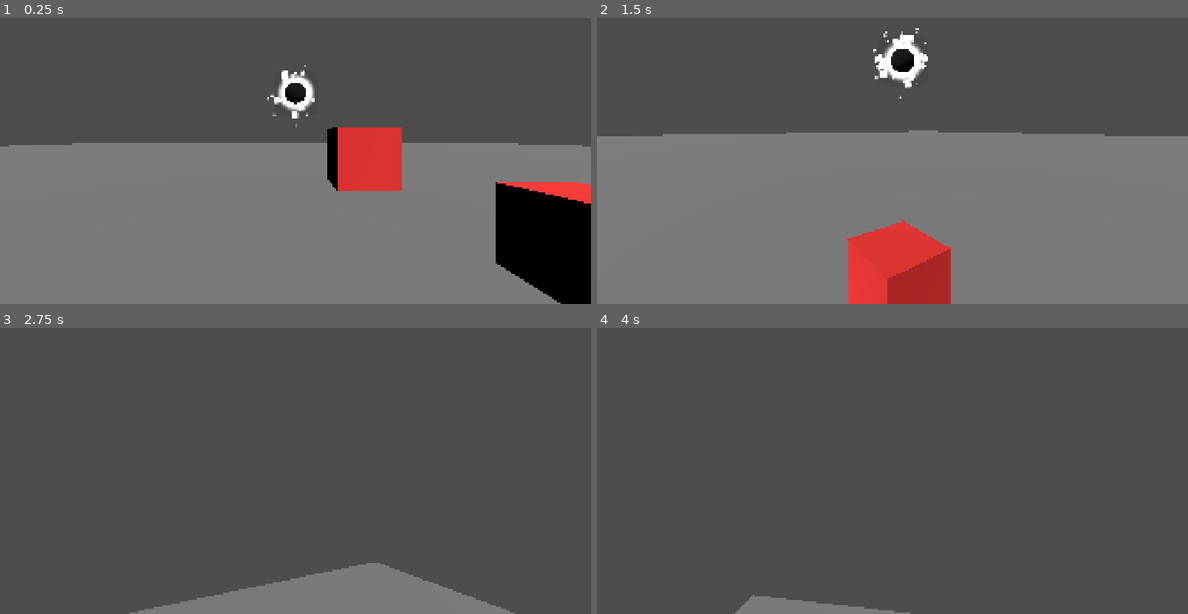
Above: before the commit, frames 1-4 (two rows, left to right).
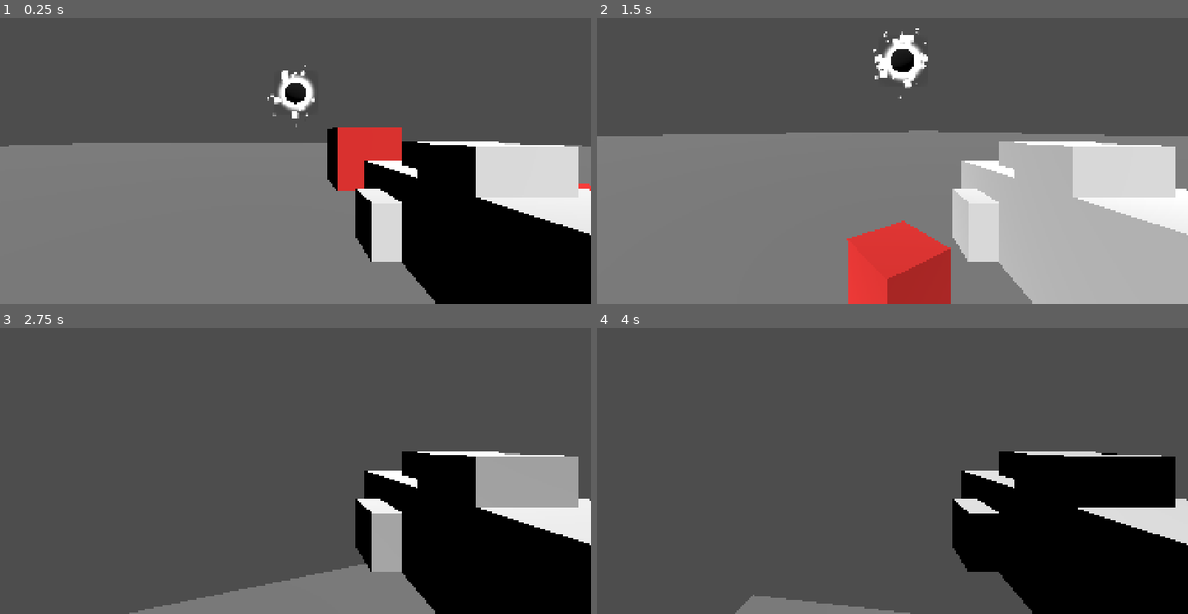
Above: after the commit, the same moments.

Repository: chirp-games/one-bit-14
Game: Godot game, scene res://odins_tests/test1.tscn
The game is run twice, just before and just after one commit, with the same random seed, the same clock (stepped at 60 frames per second) and the same inputs. This scene is started directly instead of the project's main scene.
Inputs (mouse positions are in pixels of both pictures, inside the frame that each line leads up to):
- Up to frame 1 (0.25 s): no input
- Up to frame 2 (1.5 s): move the mouse to (922, 135) at 0.52 s; hold W (forward) from 0.53 s (still down); tap Space (jump) at 0.77 s; tap Enter at 1.25 s; move the mouse to (862, 138) at 1.27 s
- Up to frame 3 (2.75 s): keep holding W (forward); tap Space (jump) at 1.52 s; move the mouse to (307, 442) at 2.02 s
- Up to frame 4 (4 s): keep holding W (forward); move the mouse to (886, 453) at 2.77 s; tap Space (jump) at 3.02, 3.77 s; move the mouse to (933, 450) at 3.52 s

The runs differ from the first frame. In frame 1, 16% of the frame differs, in the area x 60-100%, y 43-100%; in frame 2, 20%; in frame 3, 20%; in frame 4, 20%.

Commit message:
Simple gun model

Diff:
--- a/odins_tests/player.tscn
+++ b/odins_tests/player.tscn
@@ -1,6 +1,7 @@
 [gd_scene format=3 uid="uid://hqg4c2sf4rmk"]
 
 [ext_resource type="Script" uid="uid://cktaibrcr10b5" path="res://odins_tests/character_body_3d.gd" id="1_pgy84"]
+[ext_resource type="PackedScene" uid="uid://81ehsfg88jyu" path="res://assets/blockbench/gun.gltf" id="2_xk2t1"]
 
 [sub_resource type="CapsuleMesh" id="CapsuleMesh_gm6uc"]
 
@@ -20,3 +21,6 @@
 unique_name_in_owner = true
 transform = Transform3D(1, 0, 0, 0, 1, 0, 0, 0, 1, 0, 0.60438704, 0)
 cull_mask = 1048573
+
+[node name="blockbench_export" parent="Camera" unique_id=1117988435 instance=ExtResource("2_xk2t1")]
+transform = Transform3D(-1, 0, 8.742278e-08, 0, 1, 0, -8.742278e-08, 0, -1, 0.28370488, -0.32274288, -0.32797295)
Not shown, added: assets/blockbench/gun.gltf
Not shown, added: assets/blockbench/gun.gltf.import
Not shown, added: assets/blockbench/gun.bbmodel
